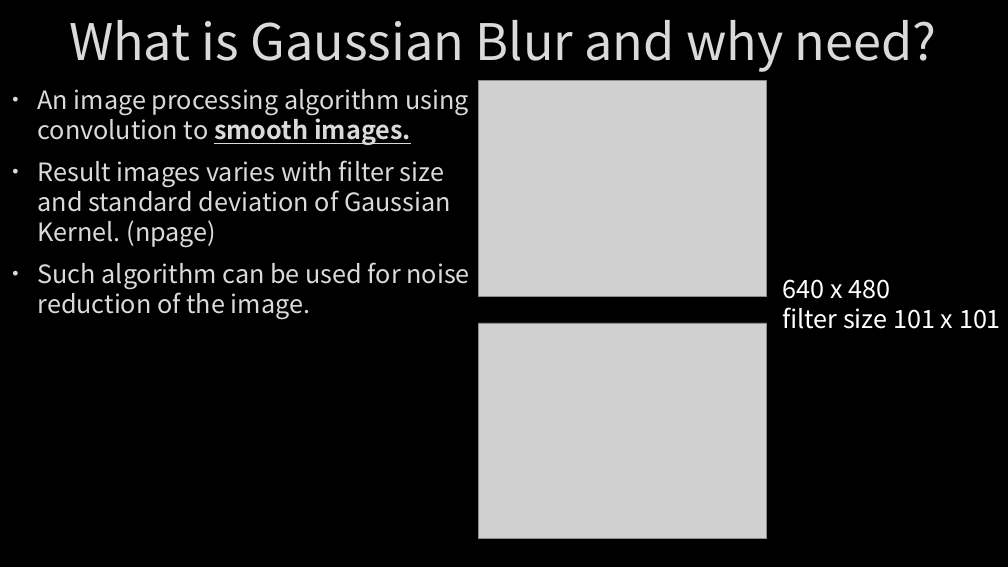
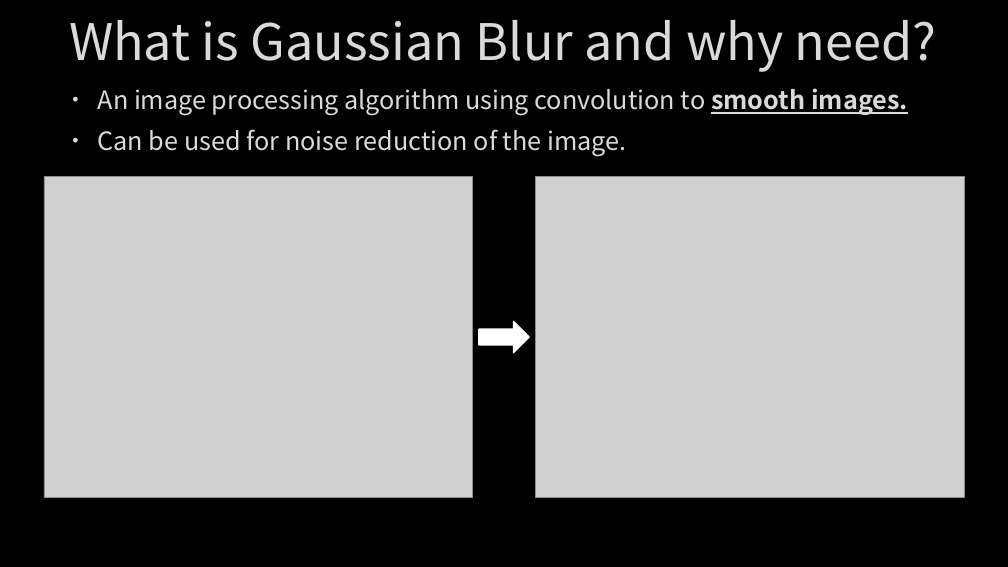
Before and after one commit to Alfons0329/Parallel_Programming_Fall_2018, a slide deck: slide 3 of Final Project/Report.pptx. Drawn at 1008x567 pixels with LibreOffice and Linux fonts; fonts in the diff are those of the drawing; grey boxes stand for pictures; background and template pictures are left out. Boxes give left, top, right and bottom in pixels: in the first picture for what was removed or moved away, otherwise in the second. Text is boxed around its words. In the diff, an @@ line names an element or a change of style, - is before the commit and + after.

```diff
--- a/Final Project/Report.pptx
+++ b/Final Project/Report.pptx
@@ text "An image processing algorithm using ..." moved from (x1=38, y1=89, x2=470, y2=320) to (x1=98, y1=88, x2=908, y2=157) @@
@@ text at (x1=98, y1=129, x2=626, y2=157): text changed @@
-• Result images varies with filter size and standard deviation of Gaussian Kernel. (npage)
-• Such algorithm can be used for noise reduction of the image.
+• Can be used for noise reduction of the image.
@@ picture resized from (x1=479, y1=81, x2=767, y2=297) to (x1=44, y1=176, x2=473, y2=498) @@
@@ picture resized from (x1=479, y1=323, x2=767, y2=539) to (x1=535, y1=176, x2=964, y2=498) @@
@@ text removed at (x1=782, y1=279, x2=1001, y2=329) @@
-640 x 480
-filter size 101 x 101
@@ right arrow added at (x1=479, y1=321, x2=529, y2=353), fill #FFFFFF, outline #FFFFFF 1.25 pt @@
```
Also in this commit, not shown: 7 other slides changed, 1 slide added, 1 slide removed, 2 other files.
